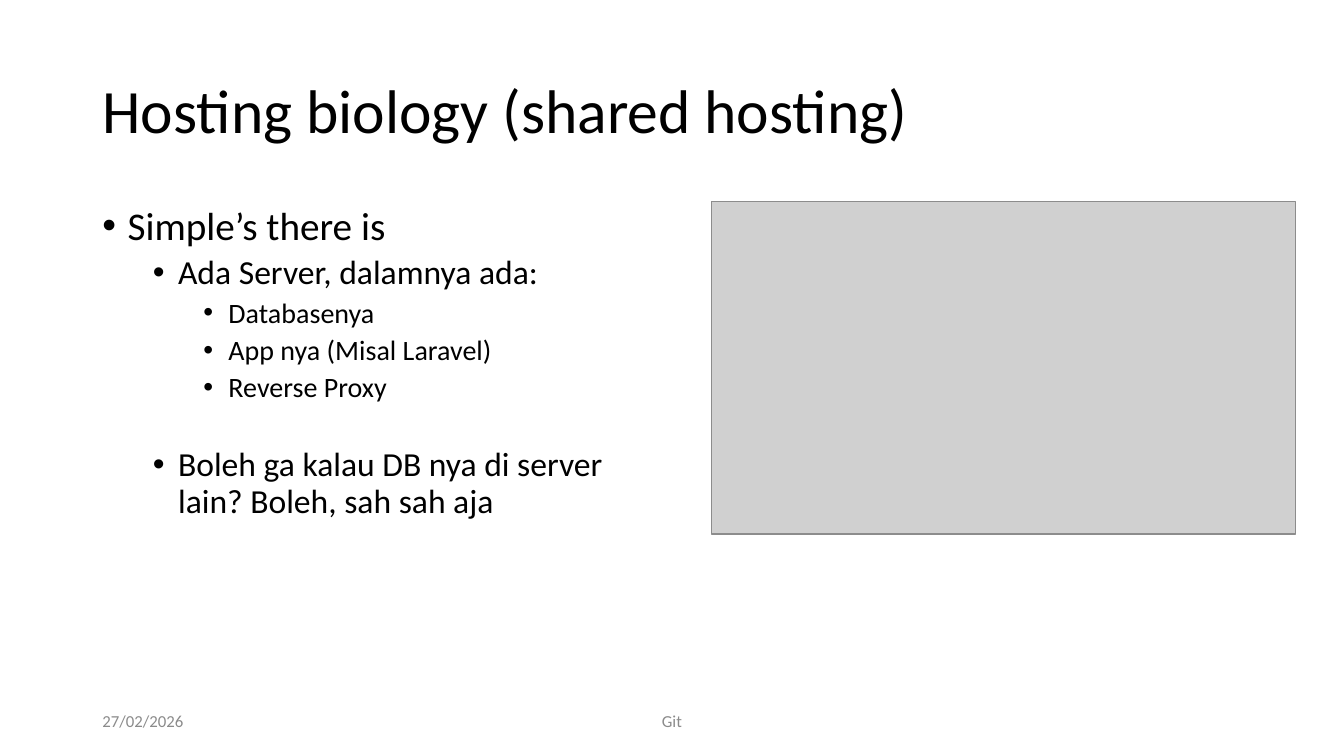
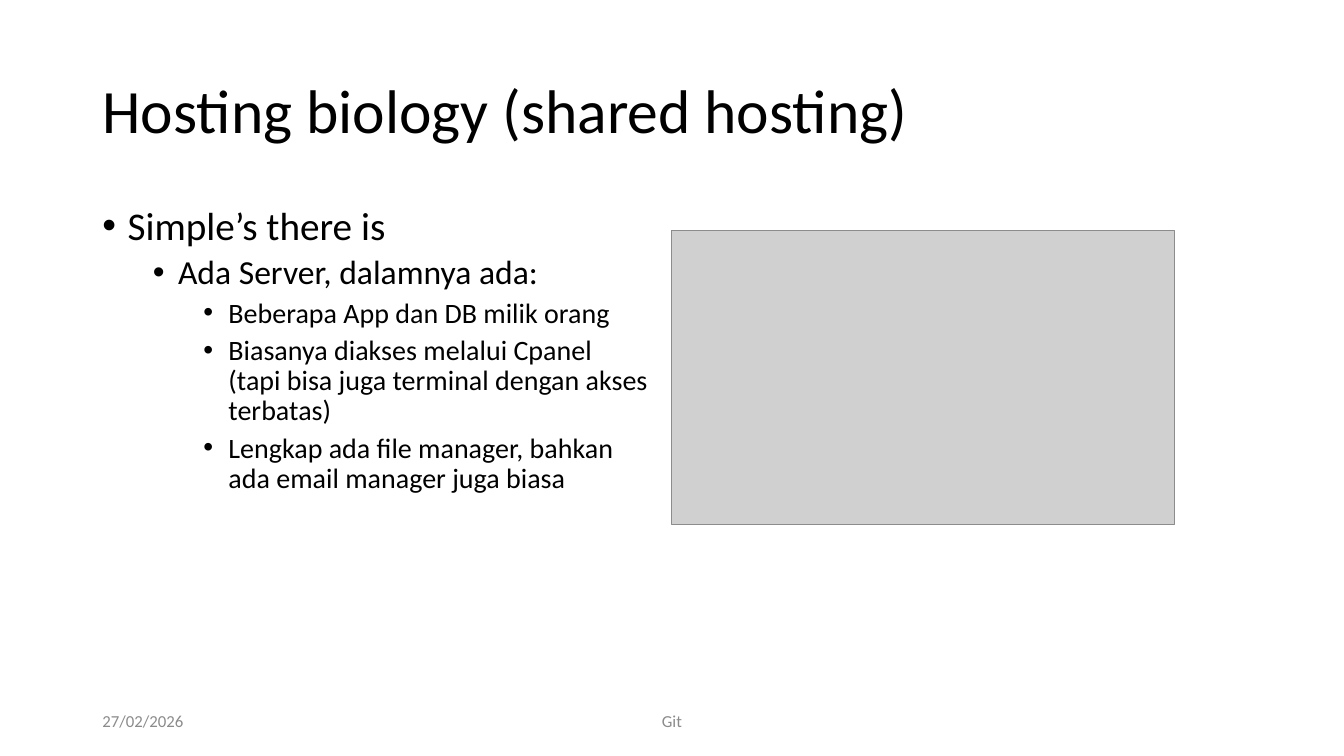
Before and after one commit to RayWP/training-uajy, a slide deck: slide 59 of Part 1 Git/Git-art of source control.pptx. Drawn at 1344x756 pixels with LibreOffice and Linux fonts; fonts in the diff are those of the drawing; grey boxes stand for pictures; background and template pictures are left out. Boxes give left, top, right and bottom in pixels: in the first picture for what was removed or moved away, otherwise in the second. Text is boxed around its words. In the diff, an @@ line names an element or a change of style, - is before the commit and + after.

Commit message:
update ppt

```diff
--- a/Part 1 Git/Git-art of source control.pptx
+++ b/Part 1 Git/Git-art of source control.pptx
@@ picture: place and size @@
-picture at box(712, 202, 1296, 534)
+picture at box(673, 231, 1176, 525)
@@ text at box(228, 303, 648, 493): text changed; size 24 to 20 pt @@
-    • Databasenya
-    • App nya (Misal Laravel)
-    • Reverse Proxy
-  • Boleh ga kalau DB nya di server lain? Boleh, sah sah aja
+    • Beberapa App dan DB milik orang
+    • Biasanya diakses melalui Cpanel (tapi bisa juga terminal dengan akses terbatas)
+    • Lengkap ada file manager, bahkan ada email manager juga biasa
```
Also in this commit, not shown: 1 other slide changed, 3 slides added.
